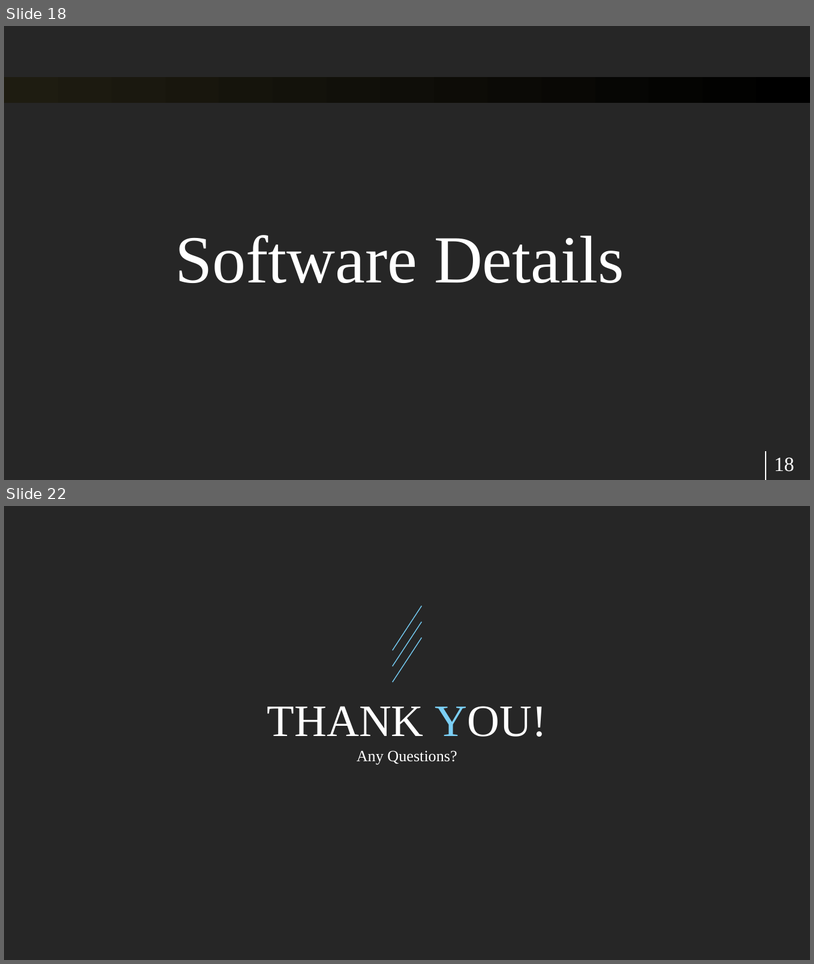
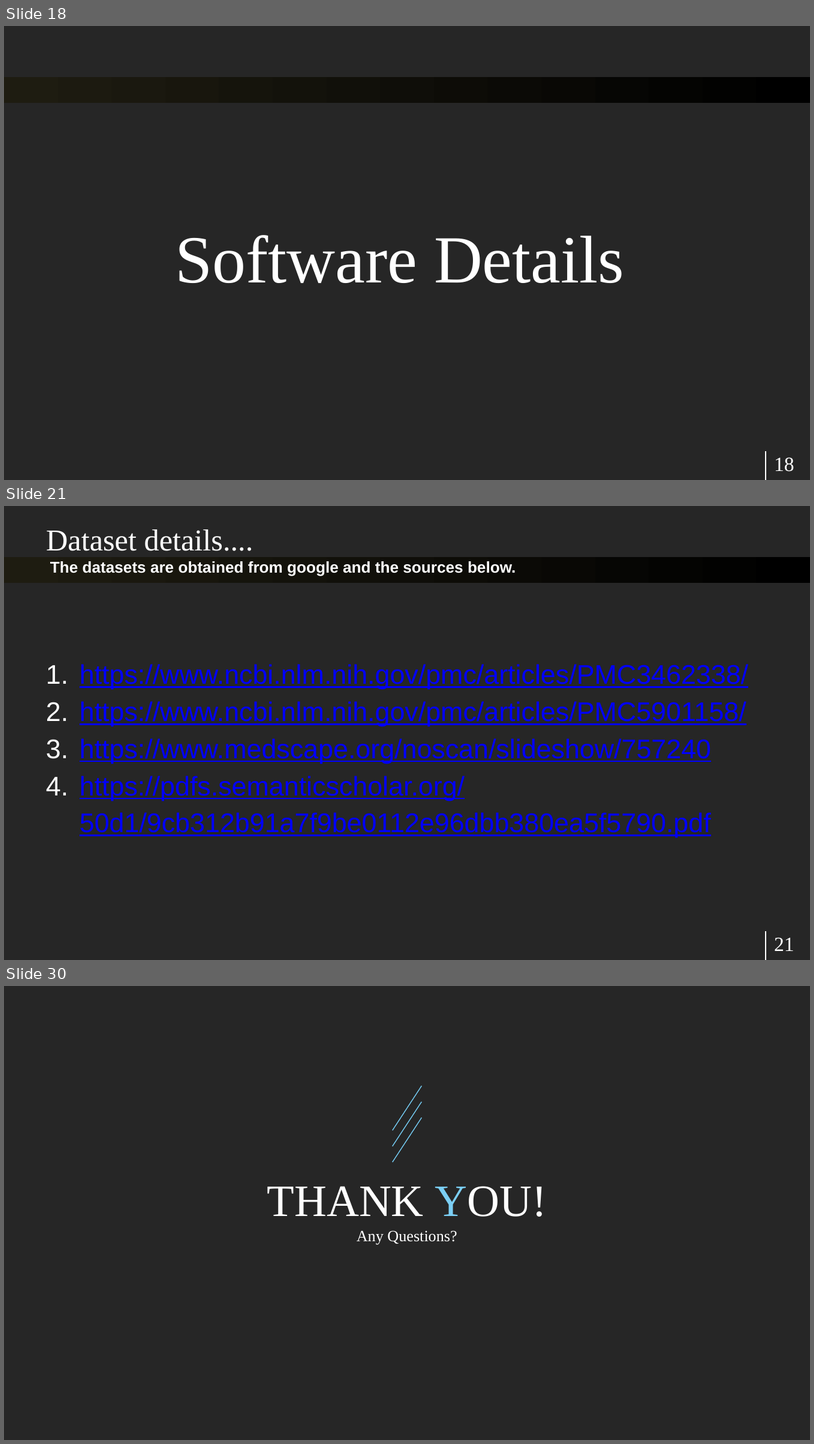
Before and after one commit to raghavddps2/Digital-Image-Processing-Project, a slide deck: Presentation/Digital Image Processing Project.pptx. Shown one above the other, each under a label of ours: slides 18 and 22 before the commit, slides 18, 21 and 30 after it; the slides between them are not shown. The pictures are 814x964 and 814x1444 pixels, drawn with LibreOffice and Linux fonts; fonts in the diff are those of the drawing. Boxes give left, top, right and bottom in pixels: in the first picture for what was removed or moved away, otherwise in the second. Text is boxed around its words. In the diff, an @@ line names an element or a change of style, - is before the commit and + after.

```diff
--- a/Presentation/Digital Image Processing Project.pptx
+++ b/Presentation/Digital Image Processing Project.pptx
@@ slide 21 added at [4,506,810,960], background #262626; not listed: 2 template elements that a slide beside it also shows @@
@@ text added at [46,529,254,551], 27 pt, text #FFFFFF @@
+Dataset details....
@@ text added at [50,561,516,576], 14 pt, text #FFFFFF, bold @@
+The datasets are obtained from google and the sources below.
@@ text added at [80,664,749,837], 24 pt, text #0000FF, underline @@
+1. https://www.ncbi.nlm.nih.gov/pmc/articles/PMC3462338/
+2. https://www.ncbi.nlm.nih.gov/pmc/articles/PMC5901158/
+3. https://www.medscape.org/noscan/slideshow/757240
+4. https://pdfs.semanticscholar.org/50d1/9cb312b91a7f9be0112e96dbb380ea5f5790.pdf
@@ page number added at [774,937,795,951], 18 pt, text #FFFFFF @@
+21
@@ what was slide 22 is now slide 30 @@
```
Also in this commit, not shown: 8 slides changed, 7 other slides added, 20 other files.
